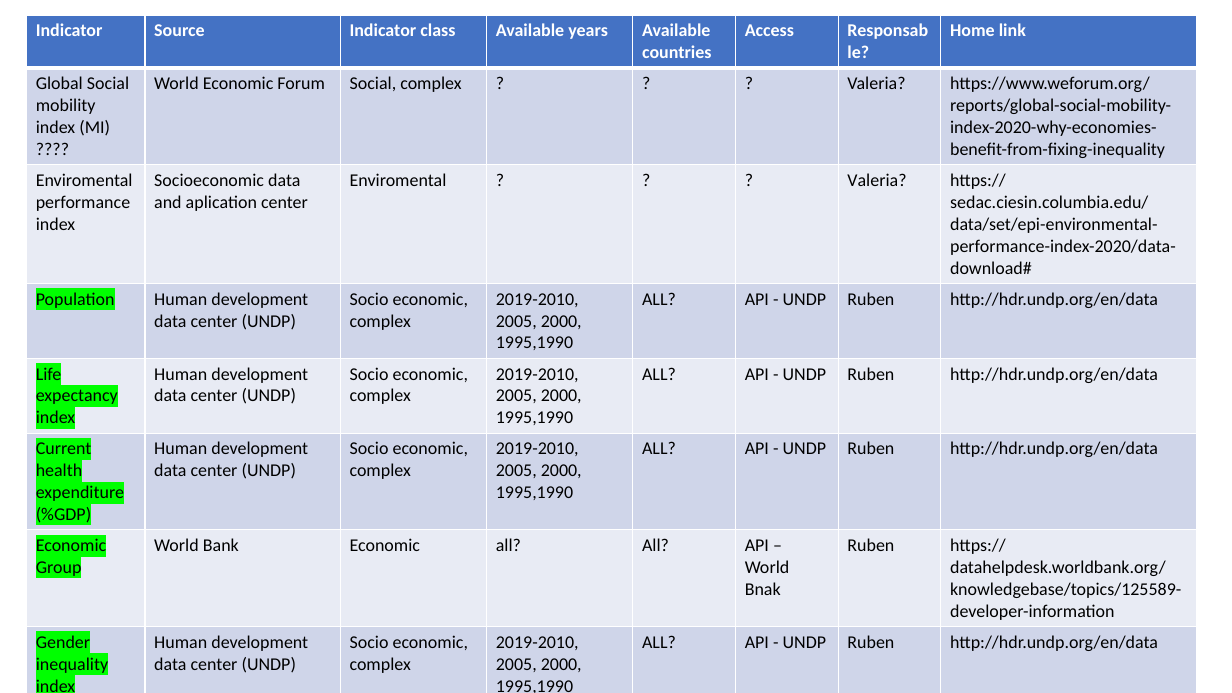
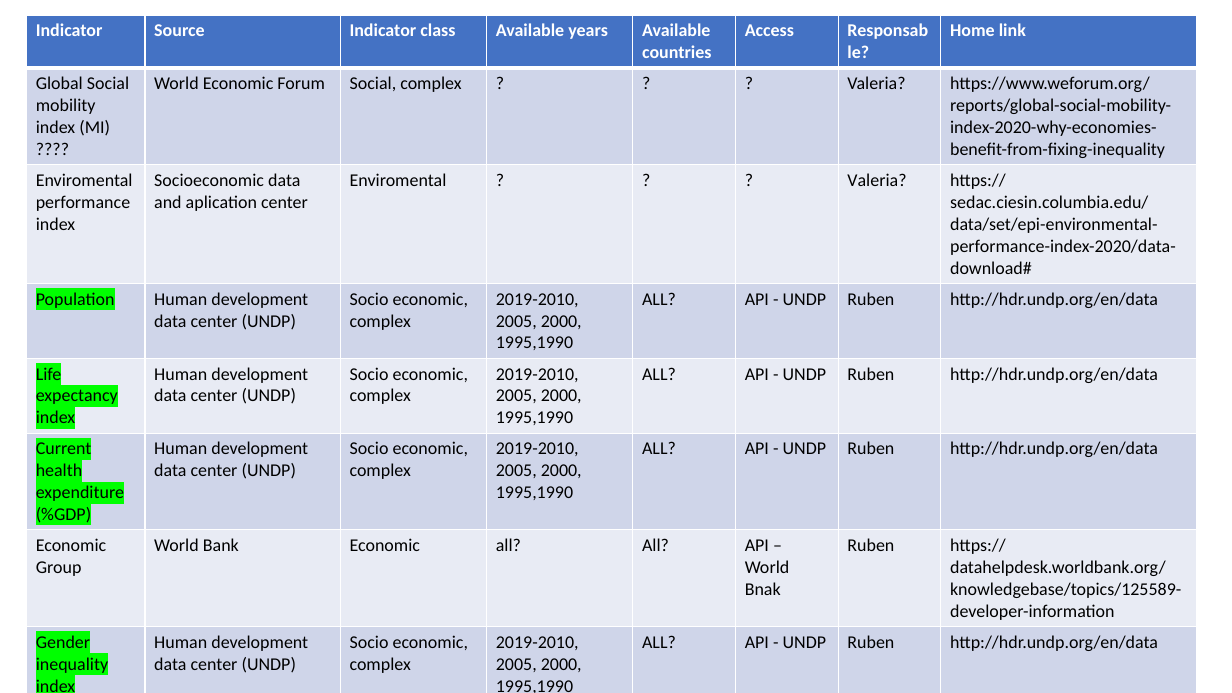
Before and after one commit to rjlopez2/ADS-_CAS_Bern_2020, a slide deck: slide 3 of Projects/M3/Project.pptx. Drawn at 1232x693 pixels with LibreOffice and Linux fonts; fonts in the diff are those of the drawing. Boxes give left, top, right and bottom in pixels: in the first picture for what was removed or moved away, otherwise in the second. Text is boxed around its words. In the diff, an @@ line names an element or a change of style, - is before the commit and + after.

```diff
--- a/Projects/M3/Project.pptx
+++ b/Projects/M3/Project.pptx
@@ table at (27,15,1196,693) @@
@@ highlight #00FF00 to none in "Economic Group" @@
```
Also in this commit, not shown: 2 other slides changed.
